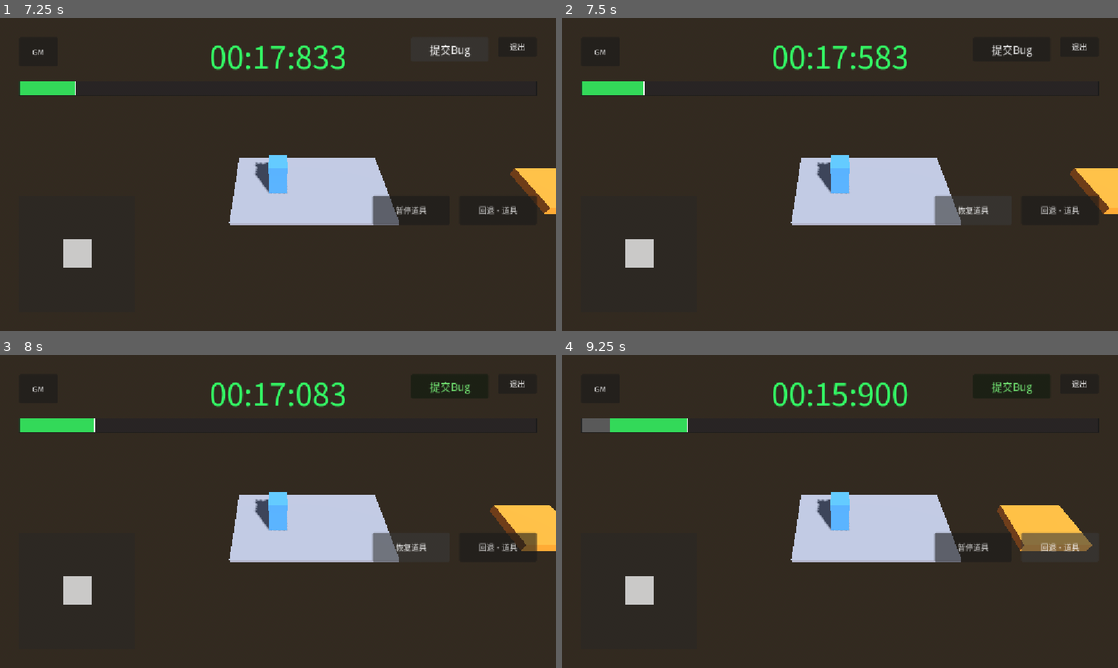
Above: before the commit, frames 1-4 (two rows, left to right).
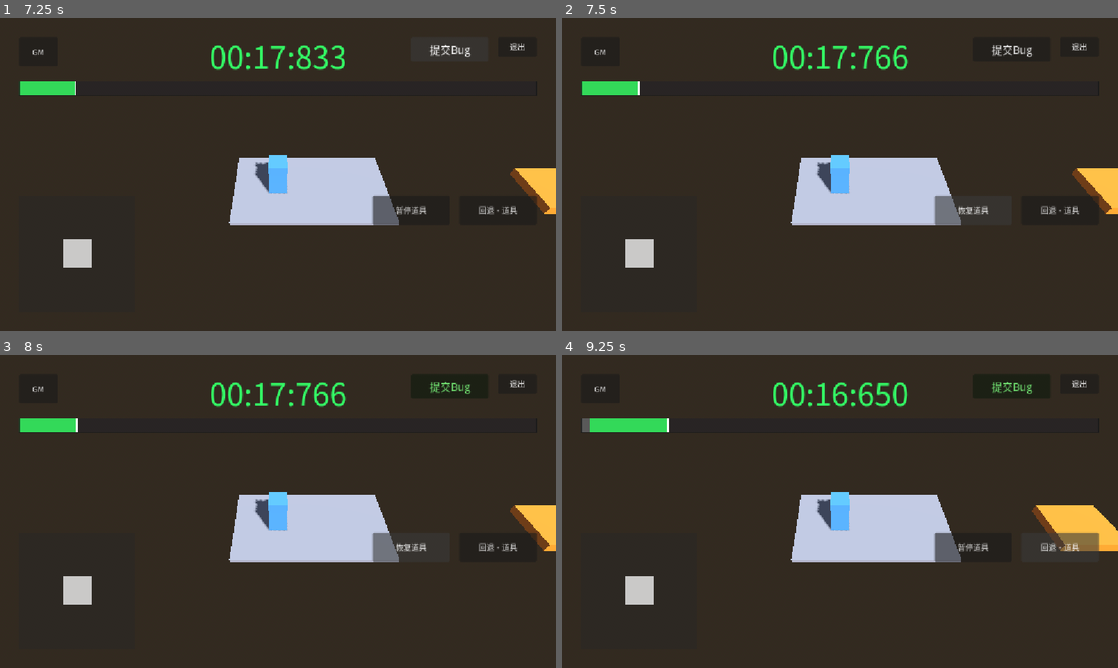
Above: after the commit, the same moments.

Repository: boomlulu/godot-jolt-time
Game: Godot game, scene res://world.tscn
The game is run twice, just before and just after one commit, with the same random seed, the same clock (stepped at 60 frames per second) and the same inputs.
Inputs:
- Up to frame 1 (7.25 s): click "提交Bug" at 0.5 s; click "已复制" at 1.25 s; click "跳" at 2 s; click "回退时间" at 2.75 s; click "视角" at 3.5 s; click "GM" at 4.25 s; click "第三关" at 5 s; click "提交Bug" at 5.75 s; click "已复制" at 6.5 s
- Up to frame 2 (7.5 s): click "暂停道具" at 7.25 s
- Up to frame 3 (8 s): no input
- Up to frame 4 (9.25 s): click "恢复道具" at 8 s; click "回退·道具" at 8.75 s

Frame 1 is identical in both runs. In frame 2, 0.5% of the frame differs, in the area x 13-99%, y 8-63%; in frame 3, 1.2%; in frame 4, 2.7%, in the area x 5-100%, y 8-63%.

Commit message:
fix(level_03): drop KINEMATIC item has_motion from input_active
KINEMATIC freeze RigidBody3D 即使 freeze=true，Godot 仍会从 global_position
帧间 delta 推断出 linear_velocity。导致 Rewindable.has_motion(item) 在
items 按 sine 规律运动时永远返回 true，造成死循环：

  pause=true → items has_motion → input_active=true → timeline ADVANCE
  → items 公式继续动 → velocity 非零 → 永远停不下来

修复：_is_input_active 删除 items has_motion 检查。我们的 items 是
KINEMATIC（不存在真正的物理激活），运动完全由 sine 规律驱动，规律
开关已由 _item_paused 单一控制表达。

清理 _pause_click_count / _bug_click_count / _rewind_press_count 调试计数器

Co-Authored-By: Claude Opus 4.7 (1M context) <noreply@anthropic.com>

Diff:
--- a/level_03.gd
+++ b/level_03.gd
@@ -53,9 +53,6 @@
 var _items: Array = []
 var _riding_platform: RigidBody3D = null
 var _riding_last_x: float = 0.0
-var _pause_click_count: int = 0
-var _bug_click_count: int = 0
-var _rewind_press_count: int = 0
 
 func _ready() -> void:
 	_actor.joystick = _hud_joystick
@@ -156,9 +153,9 @@
 		return true
 	if not _item_paused:
 		return true
-	for item in _items:
-		if Rewindable.has_motion(item):
-			return true
+	# Items 是 KINEMATIC freeze，没有真正的物理激活。它们的运动完全由
+	# sine 规律驱动，规律开关已由 _item_paused 表达。Godot 会从 KINEMATIC
+	# 位置 delta 推断 linear_velocity，但那不是"物理激活"，不应作为活动证据
 	return false
 
 func _tick_item_timeline(delta: float) -> void:
@@ -235,14 +232,12 @@
 	_trigger_win()
 
 func _on_rewind_started() -> void:
-	_rewind_press_count += 1
 	_rewind_held = true
 
 func _on_rewind_ended() -> void:
 	_rewind_held = false
 
 func _on_pause_toggled() -> void:
-	_pause_click_count += 1
 	_item_paused = not _item_paused
 	_hud_pause.text = "恢复道具" if _item_paused else "暂停道具"
 
@@ -282,12 +277,8 @@
 	]
 
 func _on_bug_report() -> void:
-	_bug_click_count += 1
 	var state := _item_timeline.get_game_state(_is_input_active())
-	var body := "clicks: bug=%d pause=%d rewind=%d  btn_text=%s\n" % [
-		_bug_click_count, _pause_click_count, _rewind_press_count, _hud_pause.text,
-	]
-	body += "item_timeline: state=%s current=%.3f total=%.3f max=%.3f grey=%.3f locked=%s dragging=%s rewind=%s\n" % [
+	var body := "item_timeline: state=%s current=%.3f total=%.3f max=%.3f grey=%.3f locked=%s dragging=%s rewind=%s\n" % [
 		_state_name(state), _item_timeline.current_time, _item_timeline.total_duration,
 		_item_timeline.max_time, _item_timeline.grey_water, str(_item_timeline.is_locked()),
 		str(_item_timeline.dragging), str(_item_timeline.rewind_held),
